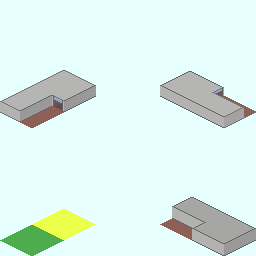
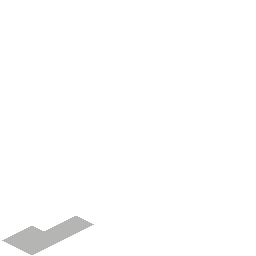
Layer changes from the first 256px x 256px image to the second:
painted on "クリップボード" over <box>0,70,96,255</box>
removed layer "クリップボード #2" over <box>160,197,256,256</box>
removed layer "クリップボード #1" over <box>160,69,256,128</box>
removed layer "背景" over <box>0,0,256,256</box>
